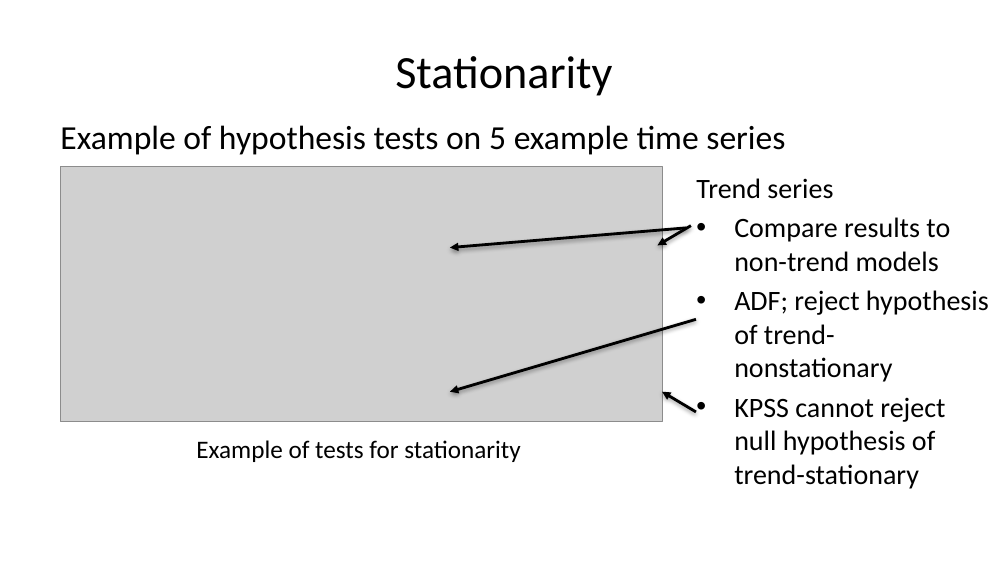
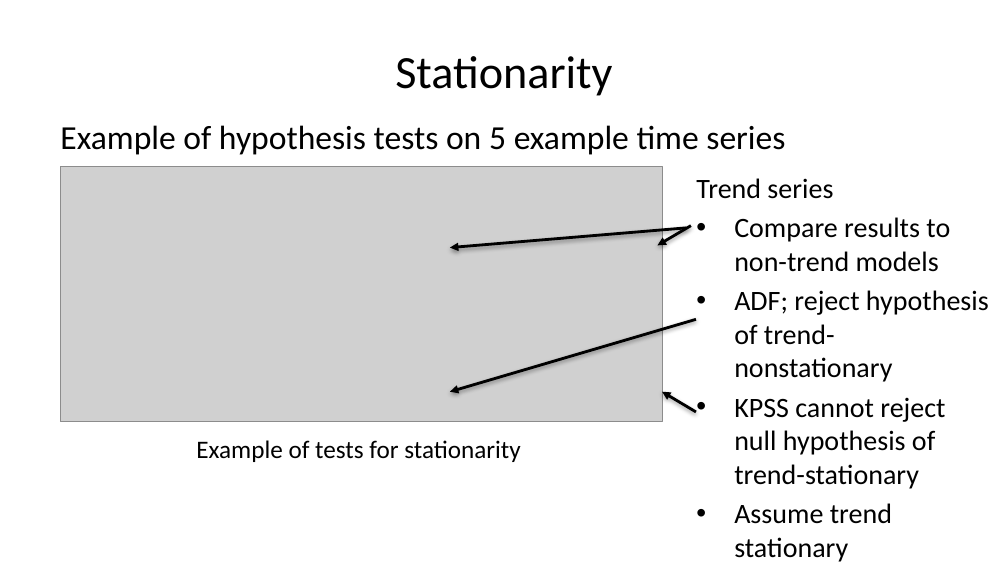
Before and after one commit to StephenElston/CSCI-E-83, a slide deck: slide 70 of LectureSlides/11_PropertiesOfTimeSeries.pptx (slide 69 before the commit). Drawn at 1008x567 pixels with LibreOffice and Linux fonts; fonts in the diff are those of the drawing; grey boxes stand for pictures. Boxes give left, top, right and bottom in pixels: in the first picture for what was removed or moved away, otherwise in the second. Text is boxed around its words. In the diff, an @@ line names an element or a change of style, - is before the commit and + after.

```diff
--- a/LectureSlides/11_PropertiesOfTimeSeries.pptx
+++ b/LectureSlides/11_PropertiesOfTimeSeries.pptx
@@ text at (734,503,892,562): paragraph added @@
+• Assume trend stationary
```
Also in this commit, not shown: 12 other slides changed, 2 slides added.
